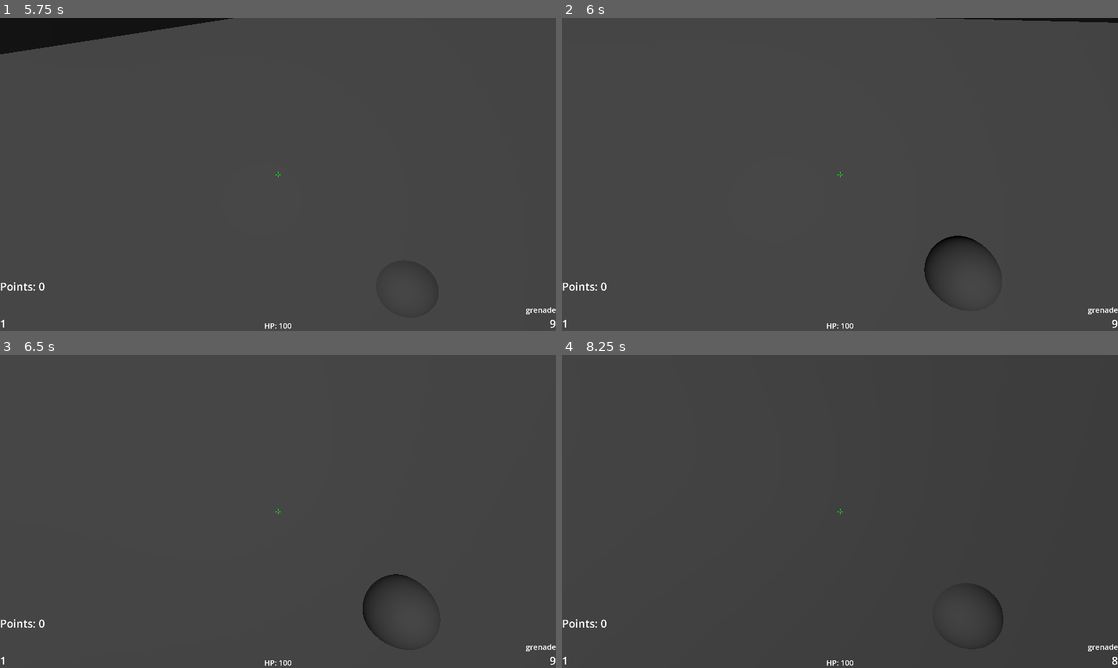
Above: before the commit, frames 1-4 (two rows, left to right).
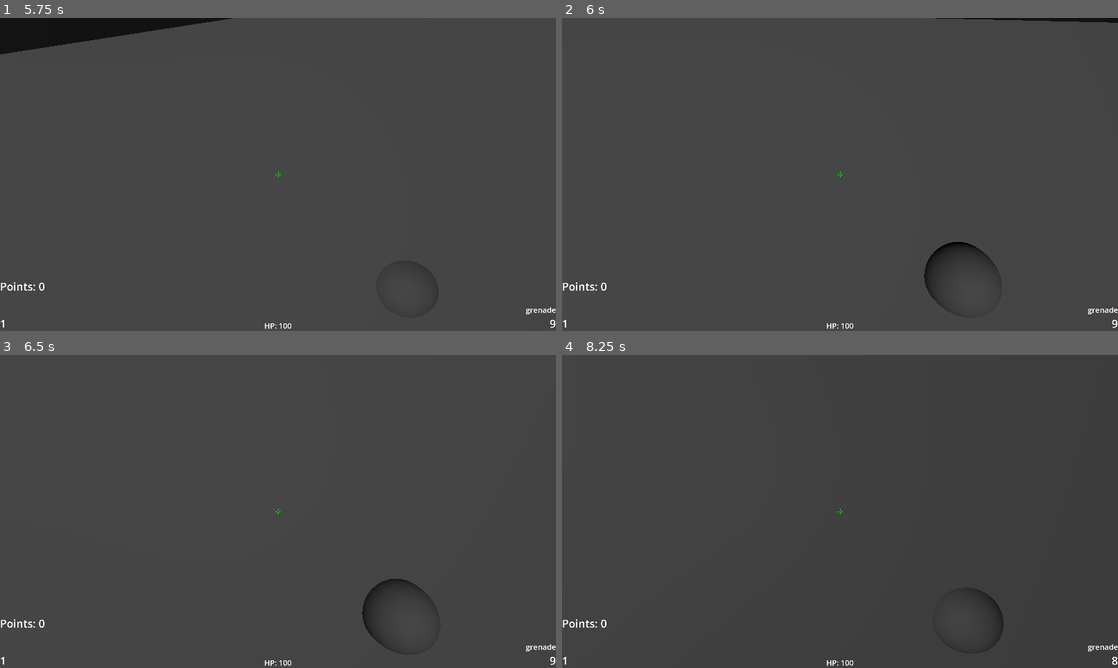
Above: after the commit, the same moments.

Repository: jarodarte/project-simba
Game: Godot game, scene res://game_start.tscn
Two runs of this game, one before a commit and one after it. Both use one fixed random seed, a clock stepped at 60 frames per second and the inputs below. Sound files missing from this copy of the repository are replaced by a short silence.
Inputs (mouse positions are in pixels of both pictures, inside the frame that each line leads up to):
- Up to frame 1 (5.75 s): click "Play" at 0.5 s; tap Enter at 1.25 s; move the mouse to (305, 174) at 1.27 s; hold Q (grenade) 1.28-2.03 s; hold W (forward) from 1.28 s (still down); tap Space (jump) at 1.52, 2.27, 3.77, 4.25, 4.52, 5.27 s; click (305, 174) at 1.55 s; move the mouse to (250, 174) at 2.02 s; click (250, 174) at 2.1 s; tap Q (grenade) at 2.3, 3.8, 5.3 s; move the mouse to (289, 168) at 2.77 s; hold Q (grenade) 2.78-3.53 s; click (289, 168) at 3.05 s; move the mouse to (272, 180) at 3.52 s; tap E (interact) at 3.6 s; click (272, 180) at 3.67 s; move the mouse to (316, 177) at 4.27 s; hold Mouse wheel up (next_weapon) 4.28-5.03 s; click (316, 177) at 4.55 s; move the mouse to (233, 171) at 5.02 s; tap Mouse wheel down (prev_weapon) at 5.1 s
- Up to frame 2 (6 s): keep holding W (forward); move the mouse to (845, 174) at 5.77 s; press the mouse at (845, 174) at 5.78 s
- Up to frame 3 (6.5 s): keep holding W (forward)
- Up to frame 4 (8.25 s): move the mouse to (817, 505) at 6.52 s; release W (forward) at 6.53 s; release the mouse at (817, 505) at 6.53 s; hold D (right) 6.53-7.28 s; tap 1 (weapon_1) at 6.6 s; tap Space (jump) at 6.77, 7.52 s; tap Q (grenade) at 6.8, 8.1 s; move the mouse to (867, 511) at 7.27 s; hold 2 (weapon_2) 7.28-8.03 s; hold W (forward) from 7.28 s (still down); click (867, 511) at 7.55 s; move the mouse to (812, 511) at 8.02 s; click (812, 511) at 8.17 s

Frame 1 is identical in both runs. In frame 2, 0.3% of the frame differs, in the area x 65-79%, y 69-94%; in frame 3, 0.2%; in frame 4, less than 0.1%.

Commit message:
fix deadlock bug
fix circular logic with grenade.tscn and ExplosiveData.gd

Diff:
--- a/game_manager.gd
+++ b/game_manager.gd
@@ -40,8 +40,3 @@
 func heal(amount: float):
 	health = min(health + amount, 100)
 	health_changed.emit(health)
-
-# Access from anywhere:
-# GameManager.add_points(10)
-# GameManager.take_damage(25.0)
-# GameManager.shoot_gun(1)
--- a/grenade.gd
+++ b/grenade.gd
@@ -2,7 +2,6 @@
 
 @export var data: ExplosiveData
 
-var _bounce_time: float = 0.0
 var _exploded: bool = false
 var _player: CharacterBody3D = null
 var _cooking: bool = false
@@ -94,5 +93,3 @@
 		return
 	if not _cooking or _exploded:
 		return
-	_bounce_time += delta
-	position.y = sin(_bounce_time * 10.0) * 0.02
--- a/grenade.tscn
+++ b/grenade.tscn
@@ -1,7 +1,6 @@
 [gd_scene format=3 uid="uid://gi1u6081qlys"]
 
 [ext_resource type="Script" uid="uid://bbd35g000b2d4" path="res://grenade.gd" id="1_gju2f"]
-[ext_resource type="Resource" uid="uid://3bn861mduogq" path="res://frag_grenade.tres" id="2_24g56"]
 
 [sub_resource type="PhysicsMaterial" id="PhysicsMaterial_24g56"]
 friction = 0.8
@@ -24,7 +23,6 @@
 max_contacts_reported = 10
 linear_damp = 0.5
 script = ExtResource("1_gju2f")
-data = ExtResource("2_24g56")
 
 [node name="MeshInstance3D" type="MeshInstance3D" parent="." unique_id=984021567]
 mesh = SubResource("SphereMesh_pu16u")
--- a/player_shooter.gd
+++ b/player_shooter.gd
@@ -232,19 +232,19 @@
 		return
 	if runtime_explosives.is_empty():
 		return
-	emit_grenade_stats()
 	current_grenade_data = runtime_explosives[grenade_index]
 	grenade_equipped = true
 	_cooking = false
 
-
 	if current_weapon_node:
 		current_weapon_node.visible = false
 
 	if current_grenade_node:
 		current_grenade_node.queue_free()
 	current_grenade_node = current_grenade_data.grenade_scene.instantiate()
+	current_grenade_node.data = current_grenade_data  # assign before adding to tree
 	weapon_anchor.add_child(current_grenade_node)
+	emit_grenade_stats()  # emit after data is set
 
 func unequip_grenade() -> void:
 	grenade_equipped = false
@@ -262,7 +262,6 @@
 	if _cooking or current_grenade_node == null:
 		return
 	_cooking = true
-	current_grenade_node.data = current_grenade_data
 	current_grenade_node.start_fuse()
 
 func throw_grenade() -> void:
